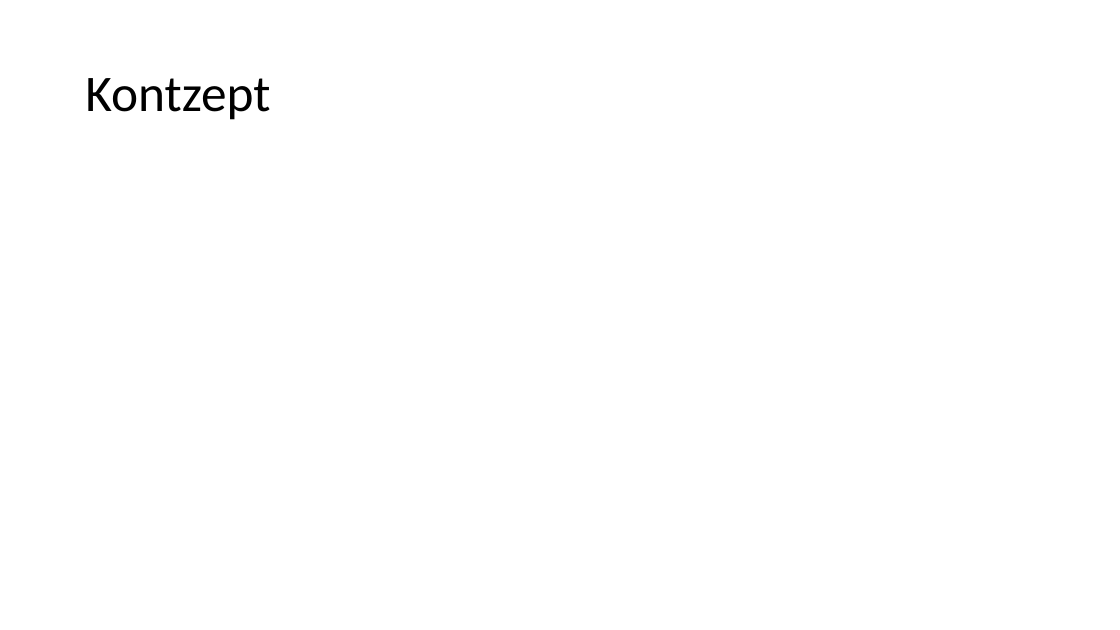
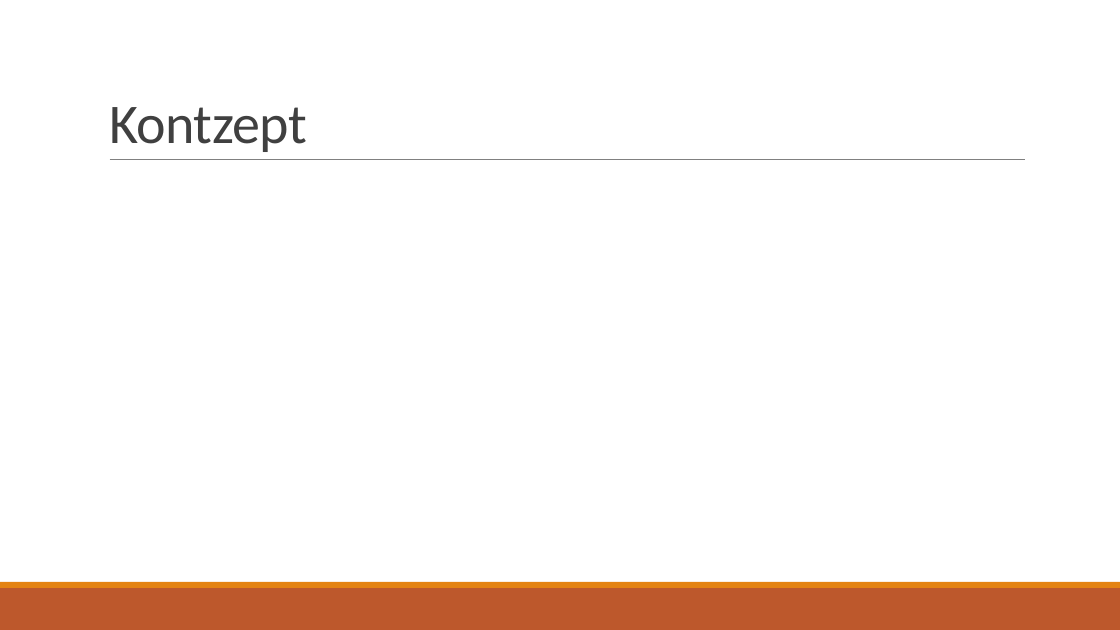
Before and after one commit to fjanssen/Car2X, a slide deck: slide 4 of doc/MidTerm.pptx. Drawn at 1120x630 pixels with LibreOffice and Linux fonts; fonts in the diff are those of the drawing. Boxes give left, top, right and bottom in pixels: in the first picture for what was removed or moved away, otherwise in the second. Text is boxed around its words. In the diff, an @@ line names an element or a change of style, - is before the commit and + after.

```diff
--- a/doc/MidTerm.pptx
+++ b/doc/MidTerm.pptx
@@ title "Kontzept": place and size @@
-title "Kontzept" at [85, 78, 270, 120]
+title "Kontzept" at [109, 107, 307, 152]
@@ title "Kontzept" at [109, 107, 307, 152]: size 44 to 48 pt, text colour #000000 to #404040, letter spacing 0 to -0.5 pt; line spacing 0.9 to 0.85; vertical alignment middle to bottom @@
@@ line added from (110, 160) to (1026, 160), #808080 0.5 pt @@
@@ rectangle added at [0, 588, 1120, 630], fill #BD582C @@
@@ rectangle added at [0, 582, 1120, 588], fill #E48312 @@
```
Also in this commit, not shown: 6 other slides changed, 4 slides added, 4 slides removed.
